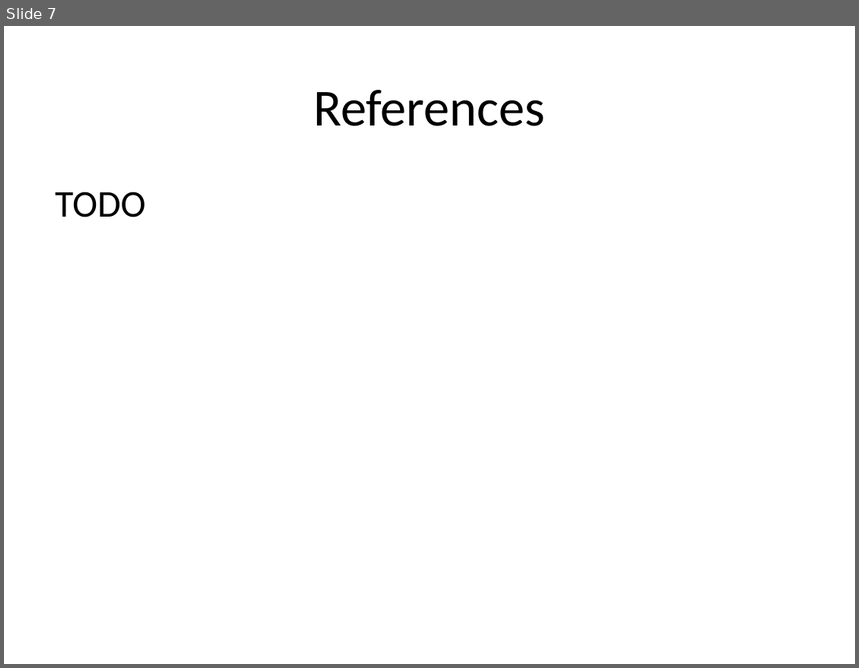
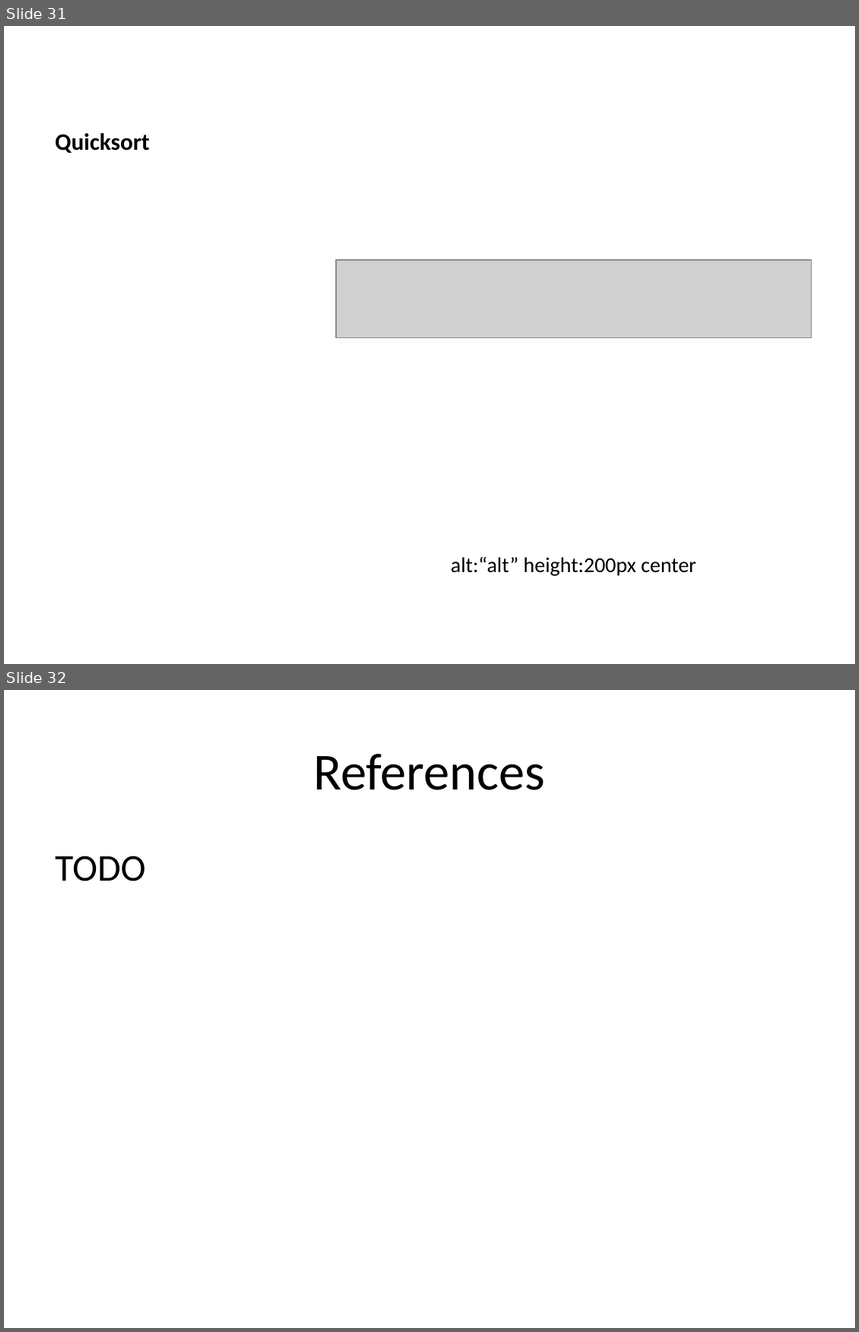
Before and after one commit to ucoruh/ce100-algorithms-and-programming-II, a slide deck: docs/week-3/ce100-week-3-matrix.md_word.pptx. Shown one above the other, each under a label of ours: slide 7 before the commit, slides 31 and 32 after it. The pictures are 859x668 and 859x1332 pixels, drawn with LibreOffice and Linux fonts; fonts in the diff are those of the drawing; grey boxes stand for pictures. Boxes give left, top, right and bottom in pixels: in the first picture for what was removed or moved away, otherwise in the second. Text is boxed around its words. In the diff, an @@ line names an element or a change of style, - is before the commit and + after.

```diff
--- a/docs/week-3/ce100-week-3-matrix.md_word.pptx
+++ b/docs/week-3/ce100-week-3-matrix.md_word.pptx
@@ slide 31 added at (4, 26, 855, 664), background #FFFFFF @@
@@ title added at (55, 133, 149, 153), 20 pt, text #000000, bold @@
+Quicksort
@@ picture added at (336, 260, 811, 338) @@
@@ text added at (451, 557, 696, 576), 18 pt, text #000000 @@
+alt:“alt” height:200px center
@@ what was slide 7 is now slide 32 @@
```
Also in this commit, not shown: 2 slides changed, 25 other slides added, 1 slide removed, 18 other files.
